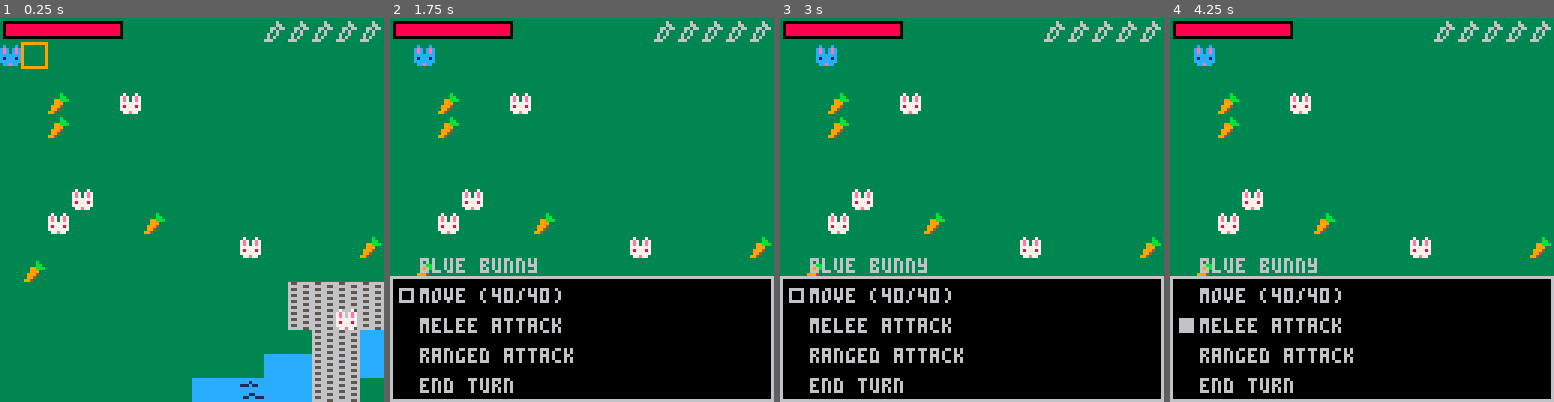
Above: before the commit, frames 1-4 (left to right).
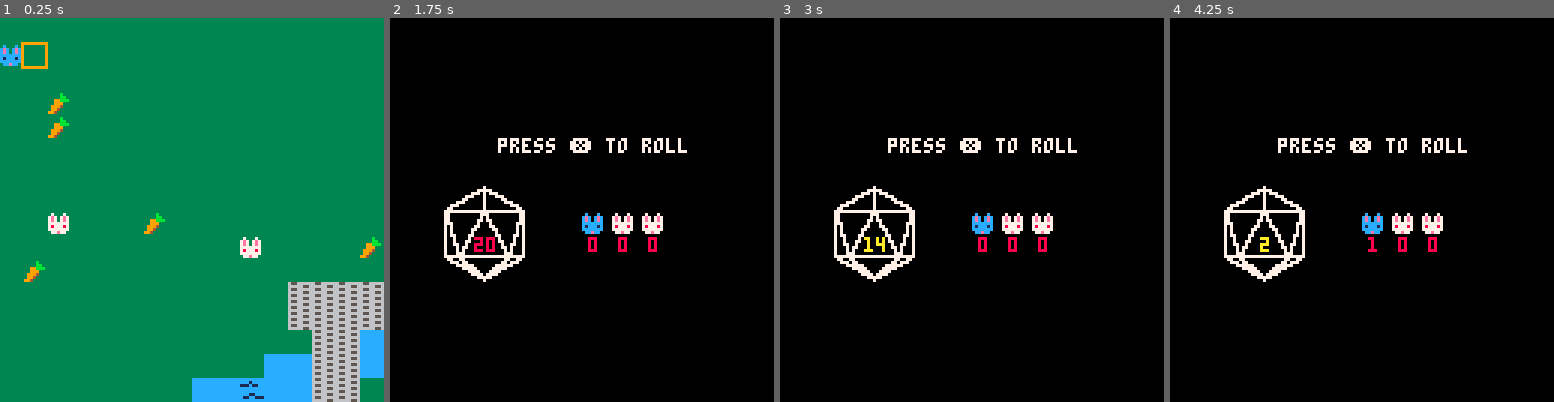
Above: after the commit, the same moments.

Repository: graphitical/d8-knight
Game: PICO-8 cartridge main.p8
The game is run twice, just before and just after one commit, with the same random seed, the same clock (stepped at 60 frames per second) and the same inputs.
Inputs:
- Up to frame 1 (0.25 s): no input
- Up to frame 2 (1.75 s): tap X (X key) at 0.33, 1.07 s; tap O (Z key) at 0.7, 1.7 s; hold Right from 1.6 s (still down)
- Up to frame 3 (3 s): tap X (X key) at 1.85, 2.97 s; release Right at 2.1 s; tap O (Z key) at 2.1, 2.5, 2.9 s; hold Up 2.15-2.42 s; hold Right from 2.47 s (still down)
- Up to frame 4 (4.25 s): release Right at 3.03 s; hold Left 3.08-3.58 s; tap O (Z key) at 3.3, 3.7, 4.1 s; hold Down 3.63-3.97 s; hold Right from 4.02 s (still down); tap X (X key) at 4.08 s

The runs differ from the first frame. In frame 1, 2.7% of the frame differs, in the area x 0-100%, y 0-82%; in frame 2, 71%; in frame 3, 71%; in frame 4, 71%, in the area x 0-100%, y 0-100%.

Commit message:
Transition between exp, init, and cmbt

Diff:
--- a/main.p8
+++ b/main.p8
@@ -4,6 +4,7 @@
 -- main
 g = {} -- games state
 actors = {}
+chars = {}
 T = 0
 debug = true
 debug = false
@@ -12,7 +13,7 @@
   T = 0
   pc = make_pc()
   m = make_map()
-  for i=1,5 do
+  for i=1,2 do
     make_en()
   end
   for i=1,5 do
@@ -23,6 +24,13 @@
   exp_ini()
   -- init_ini()
   -- cmbt_ini()
+
+  -- Filter actors for only
+  -- combat
+  for a in all(actors) do
+    if (is_char(a)) add(chars, a)
+  end
+
 end
 
 function _update()
@@ -52,7 +60,14 @@
   a.frames=1
   a.ini=0
   a.up=function(s) end
-  a.dr=function(s) spr(a.sp,a.i*8,a.j*8) end
+  a.dr=function(s)
+    spr(a.sp,a.i*8,a.j*8)
+  end
+  a.reset=function(s)
+    s.frame=0
+    s.ox=0
+    s.oy=0
+  end
   add(actors,a)
   return a
 end
@@ -91,8 +106,8 @@
   m.up =
     function(s)
       local p = actors[1]
-      local newi = flr(p.i/16)*16
-      local newj = flr(p.j/16)*16
+      local newi = (p.i\16)*16
+      local newj = (p.j\16)*16
 
       -- Scroll map instead of jumping
       if newi - m.i > 0 then
@@ -158,16 +173,23 @@
   local newi = p.i+di
   local newj = p.j+dj
   -- Is tile a "wall"?
-  local t1 = not is_tile(0,newi,newj)
+  local test = not is_tile(0,newi,newj)
   -- Are we trying to move out
   -- of bound?
-  local t2 = (newi >= 0 and newi < m.w)
-  local t3 = (newj >= 0 and newj < m.h)
+  test = test and (newi >= 0 and newi < m.w)
+  test = test and (newj >= 0 and newj < m.h)
   -- Do we have movement left?
   -- Only relevant for combat
-  local t4 = g.upd!=cmbt_upd and
-              #p.tail < p.mvmt
-  return t1 and t2 and t3 and t4
+  test = test and (p.mvmt - #p.tail) > 0
+  -- Edge case, need to check if
+  -- going back to last spot
+  if not test then
+    local last = p.tail[#p.tail]
+    test = (last[1] == newi)
+    test = test and (last[2] == newj)
+  end
+
+  return test
 end
 
 function move_pc(s,di,dj)
@@ -177,6 +199,11 @@
   if can_move(s,di,dj) and
       m.ox == 0 and
       m.oy == 0 then
+    -- We only track the tail
+    -- during combat
+    if (g.upd == cmbt_upd) then
+      track_tail(s,di,dj)
+    end
     s.i+=di
     s.j+=dj
     s.ox = -di*8
@@ -197,7 +224,6 @@
 
 function upd_pc(p)
   if p.ox==0 and p.oy==0 then
-    -- p.cani=pc.ani[1]
     p.frame=0
     return
   end
@@ -222,69 +248,52 @@
   p.frame = p.frame%p.frames
 end
 
--- wrapper on move_pc that
--- restricts motion for combat
-function cmbt_move(pc,di,dj)
- local nxt = {pc.i+di,
-        pc.j+dj}
-
- local nw_tail = {}
- -- Rebuilding tail every time
- -- means we allow backtracking
- for p in all(pc.tail) do
-  if nxt[1]==p[1] and
-     nxt[2]==p[2] and
-     pc.bktrk == 0 then
-   break
-  end
-  add(nw_tail, p)
- end
- -- if the tail is growing
- -- then add our current pos
- -- as the end of the tail
- if #nw_tail >= #pc.tail then
-  add(nw_tail, {pc.i, pc.j})
- end
-
- -- if open and we have
- -- movement we can move there
- -- TODO:
- -- https://www.lexaloffle.com/bbs/?tid=46181
- -- TODO: Broken because can_move now takes di,dj, not i,j
-if can_move(pc,nxt[1],nxt[2]) and
-    (pc.mvmt-#nw_tail) >= 0 then
-  pc:mv(di,dj)
-  pc.tail = nw_tail
- end
-end
-
-function draw_pc(p,x,y)
-  x = x or p.i*8
-  y = y or p.j*8
+function track_tail(c,di,dj)
+  local newx,newy=c.i+di,c.j+dj
+  local nw_tail = {}
+  for p in all(c.tail) do
+    if newx==p[1] and
+       newy==p[2] and
+       c.bktrk == 0 then
+      break
+    end
+    add(nw_tail,p)
+  end
+
+  if #nw_tail >= #c.tail then
+    add(nw_tail, {c.i, c.j})
+  end
+
+  c.tail = nw_tail
+
+end
+
+-- Draws pc to screen
+-- If x,y,f are provided then
+-- drawn image will be static
+function draw_pc(p,x,y,f)
+  x = x or (p.i*8+p.ox)
+  y = y or (p.j*8+p.oy)
+  f = f or p.frame
   if debug then
     pal({[12]=7})
-    spr(p.sp+p.frame,x,y)
-  end
-  spr(p.sp+p.frame,x+p.ox,y+p.oy)
+    spr(p.sp+f,x,y)
+  end
+  spr(p.sp+f,x,y)
   render_path(p)
-  -- HUD
-  -- Draw Carrots collected
-  for i=1,p.car do
-    spr(220,128+m.i*8-m.ox-i*8,m.j*8-m.oy)
-  end
-  for i=p.car+1,5 do
-    spr(219,128+m.i*8-m.ox-i*8,m.j*8-m.oy)
-  end
-  -- HP
-  rect(1,1,p.maxhp,6,0)
-  rectfill(2,2,p.hp-1,5,8)
-end
-
--- Get next frame in animation
--- frame queue
-function getframe(ani)
-  return ani[flr(T/8)%#ani+1]
-end
+  -- -- HUD
+  -- -- Draw Carrots collected
+  -- for i=1,p.car do
+  --   spr(220,128+m.i*8-m.ox-i*8,m.j*8-m.oy)
+  -- end
+  -- for i=p.car+1,5 do
+  --   spr(219,128+m.i*8-m.ox-i*8,m.j*8-m.oy)
+  -- end
+  -- -- HP
+  -- rect(1,1,p.maxhp,6,0)
+  -- rectfill(2,2,p.hp-1,5,8)
+end
+
 -->8
 -- main menu
 
@@ -350,8 +359,9 @@
   foreach(actors, function(s) s:up() end)
 
   -- Dummy way to enter combat
-  if pc.i==1 and pc.j==1 then
-    cmbt_ini()
+  if pc.i==1 and pc.j==1 and
+     pc.ox==0 and pc.oy==0 then
+    init_ini()
   end
 end
 
@@ -366,9 +376,6 @@
 function cmbt_ini()
   g.upd = cmbt_upd
   g.drw = cmbt_drw
-  rval = 21
-  rtime = 2
-  rcount = 0
   pturn = 1
   cmenu = {
     dr=menu_draw,
@@ -376,6 +383,8 @@
     s=0, -- selected option
     p=false -- option selected?
   }
+  -- Order by initiative
+  order_initiative(chars)
 end
 
 
@@ -396,7 +405,7 @@
   local line_start = 90;
   local line_delta = 10;
 
-  local act = actors[pturn]
+  local act = chars[pturn]
   print(act.name, 10, 80, 6)
 
   local opts = act.opts
@@ -409,6 +418,13 @@
     rectfill(3, line_start+line_delta*self.s, 7, line_start+self.s*line_delta+4, 6)
   else
     rect(3, line_start+line_delta*self.s, 7, line_start+self.s*line_delta+4, 6)
+  end
+
+  for i,c in ipairs(chars) do
+    c:dr((i-1)*10,0,0)
+    local dx = 0
+    if (c.ini < 10) dx=2
+    ?c.ini,(i-1)*10+dx,10,8
   end
 end
 
@@ -423,6 +439,7 @@
       end
     end
   else
+    -- Menu interaction
     if (btnp(⬆️)) self.s-=1
     if (btnp(⬇️)) self.s+=1
     self.s = self.s%4
@@ -511,82 +528,95 @@
   g.upd = init_upd
   roll = false
   rtime = 1
-  rval = 21
+  rval = 20
   p = 0
-  for e in all(actors) do
-    e.ox = 0
-    e.oy = 0
-  end
+  dflash=0
+  foreach(actors, function(s) s:reset() end)
 end
 
 function init_drw()
-  draw_roll()
+  cls()
+  pcenter("press ❎ to roll",40)
+  -- draw roster
+  for i,c in ipairs(chars) do
+    c:dr(64+(i-1)*10,64)
+    local dx = 0
+    if (c.ini < 10) dx=2
+    ?c.ini,64+(i-1)*10+dx,73,8
+  end
+  -- draw d20
+  if rval==20 and dflash>0 then
+    pal(7,dflash)
+    dflash-=1
+  end
+  spr(192,16,56,2,4)
+  spr(192,31,56,2,4,true)
+  pal()
+  -- show number on d20
+  local rx = 28
+  if (rval<10) rx+=2
+  local rcolor = 10
+  if (not roll) rcolor=8
+  ?rval,rx,73,rcolor
+  if (roll and debug) ?"ROLLING",0,0
 end
 
 function init_upd()
-  if btnp(❎) and (not roll) then
+  if btnp(❎) then
+    rtime=1
     roll=true
-    rtime=1
     p+=1
-  end
-
-  if roll then
-    rollad(20)
-  end
-
-  -- done rolling init
-  if p == #actors and
-           not roll then
-    cmbt_ini()
-  end
-end
-
-function rollad(num)
-  if T%rtime == 0 then
-    rval = flr(rnd(num)) + 1
-  end
-
-  if T%10 == 0 then
-    rtime*=2
-  end
-
-  if rtime > 127 then
+    g.upd = rollad20
+  end
+  -- +1 here helps us not change
+  -- screens immediately once
+  -- we roll the last char
+  if (p==#chars+1) cmbt_ini()
+end
+
+-- Exponentially slow dice rolling
+function rollad20()
+  if (T%rtime==0) rval = flr(rnd(20)) + 1
+
+  if (T%10==0) rtime*=2
+
+  if (rtime > 127) then
+    g.upd = init_upd
+    if (rval == 20) dflash=30
+    chars[p].ini = rval
     roll = false
-    actors[p].ini = rval
-  end
-end
-
-function draw_roll()
-  local scrn_sz = 128;
-  rect(0, 86, scrn_sz-1, scrn_sz-1, 6)
-  rectfill(1, 87, 126, 126, 0)
-  -- Draw Roster
-  for i=0,#actors-1 do
-    local e = actors[i+1]
-    e:dr(64+i*10,92)
-    local dx = 0
-    if (e.ini < 10) dx=2
-    print(e.ini,64+i*10+dx,100,8)
-  end
-  -- Draw D20
-  spr(192,0,92,2,4)
-  spr(192,16,92,2,4,true)
-  -- Shifting print value for single digit values
-  if rval < 10 then
-    rx = 15
-  else
-    rx = 13
-  end
-  local rcolor = 10
-  if not roll then rcolor=8 end
-  print(rval,rx,109,rcolor)
-  -- print(rtime)
-  -- print(roll)
-end
+  end
+end
+
 -->8
 -- credits
+
 -->8
 --tools
+
+function rollad(num)
+  return flr(rnd(num))+1
+end
+
+function order_initiative(a)
+  for i=1,#a do
+    local j = i
+    while (j > 1) and (a[j-1].ini < a[j].ini) do
+      a[j],a[j-1] = a[j-1],a[j]
+      j = j - 1
+    end
+  end
+end
+
+-- print string s to approx.
+-- center of screen with y
+-- height and color c
+function pcenter(s,y,c)
+  y = y or 64
+  c = c or 7
+  ?s,64-4*(#s\2),y,c
+end
+
 --[[
   getdx and getdy are used to
   simplify the button tracking
@@ -612,6 +642,11 @@
 
 function is_tile(tile_type,i,j)
   return fget(mget(i,j),tile_type)
+end
+
+function is_char(a)
+  return a.type=='pc' or
+         a.type=='en'
 end
 
 function swap_tile(i,j)
